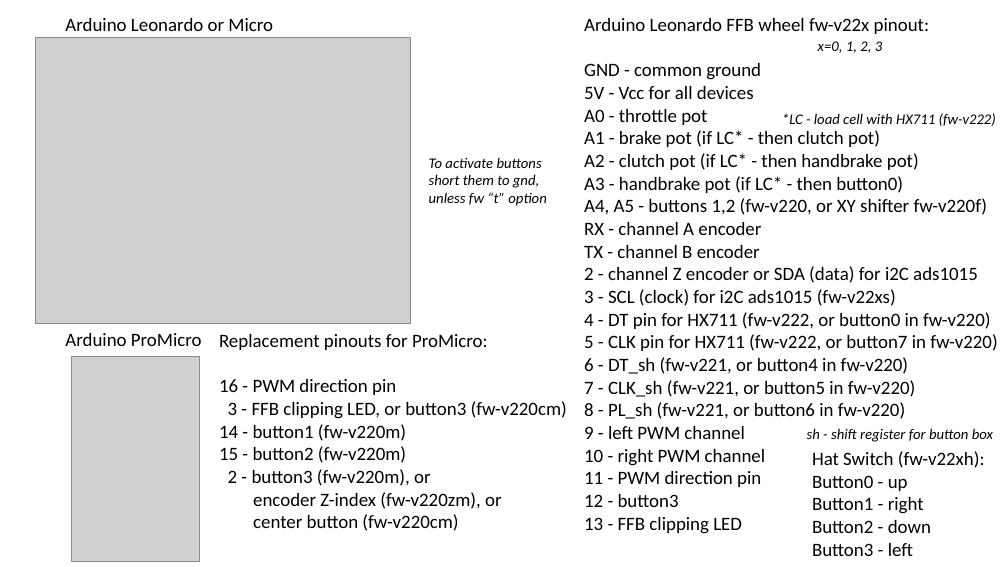
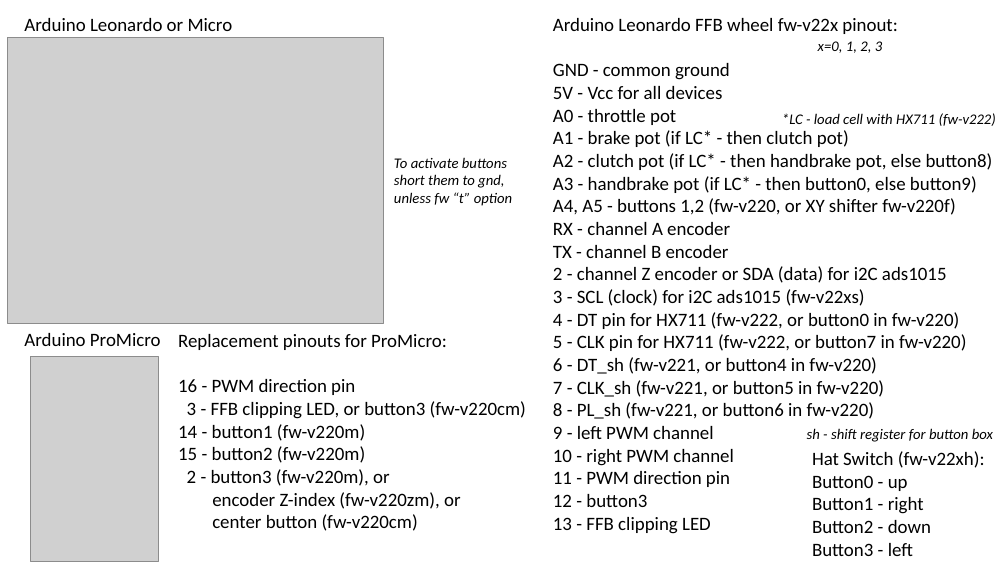
Before and after one commit to ranenbg/Arduino-FFB-wheel, a slide deck: slide 1 of brWheel_my/wirings/Firmware-v22x pinout.pptx. Drawn at 1008x567 pixels with LibreOffice and Linux fonts; fonts in the diff are those of the drawing; grey boxes stand for pictures. Boxes give left, top, right and bottom in pixels: in the first picture for what was removed or moved away, otherwise in the second. Text is boxed around its words. In the diff, an @@ line names an element or a change of style, - is before the commit and + after.

```diff
--- a/brWheel_my/wirings/Firmware-v22x pinout.pptx
+++ b/brWheel_my/wirings/Firmware-v22x pinout.pptx
@@ text "Arduino Leonardo FFB wheel fw-v22x ...": place and size @@
-text "Arduino Leonardo FFB wheel fw-v22x ..." at [584,18,997,534]
+text "Arduino Leonardo FFB wheel fw-v22x ..." at [553,18,993,534]
@@ picture: place and size @@
-picture at [36,38,411,324]
+picture at [8,38,383,324]
@@ text "To activate buttons": place and size @@
-text "To activate buttons" at [429,158,546,206]
+text "To activate buttons" at [394,157,512,206]
@@ text at [553,153,993,193]: text changed @@
-A2 - clutch pot (if LC* - then handbrake pot)
-A3 - handbrake pot (if LC* - then button0)
+A2 - clutch pot (if LC* - then handbrake pot, else button8)
+A3 - handbrake pot (if LC* - then button0, else button9)
@@ 3 texts, 1 picture: place and size @@
-3 texts, 1 picture at [65,18,567,561]
+3 texts, 1 picture at [24,18,526,561]
```
Also in this commit, not shown: 7 other files.
